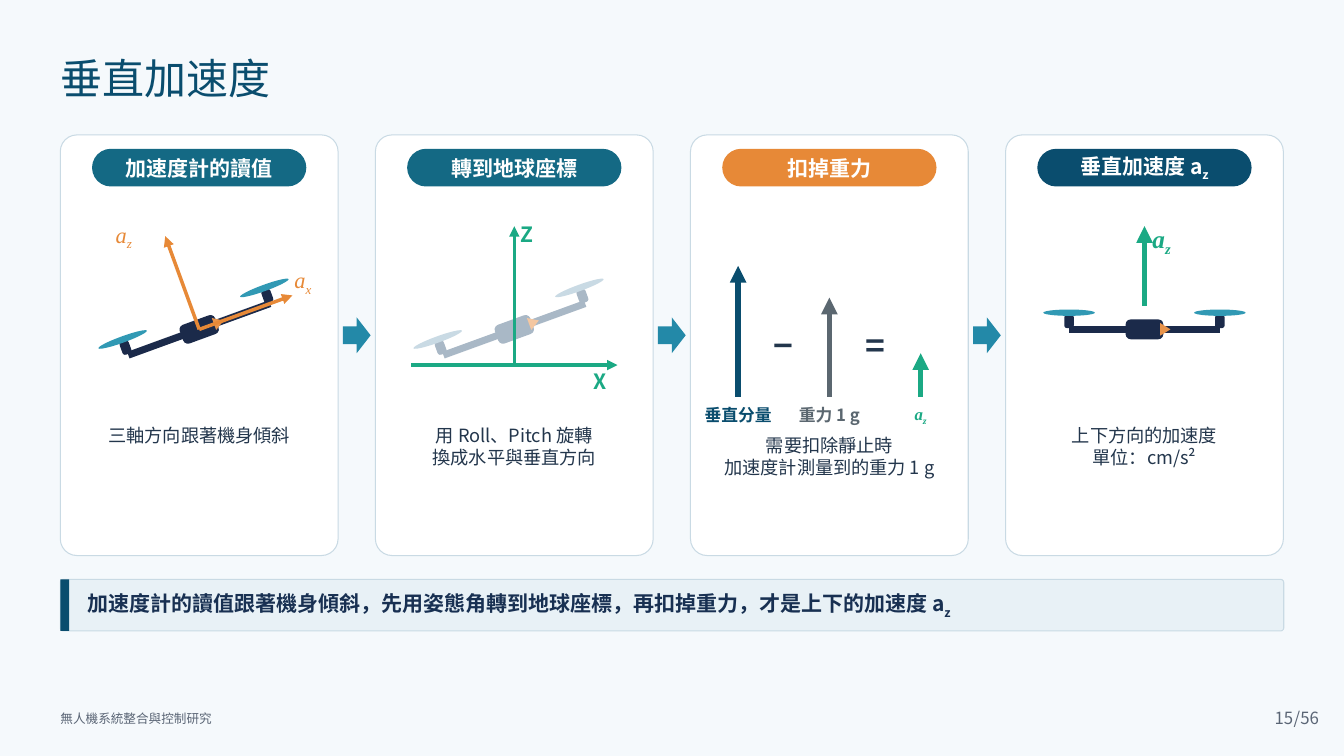
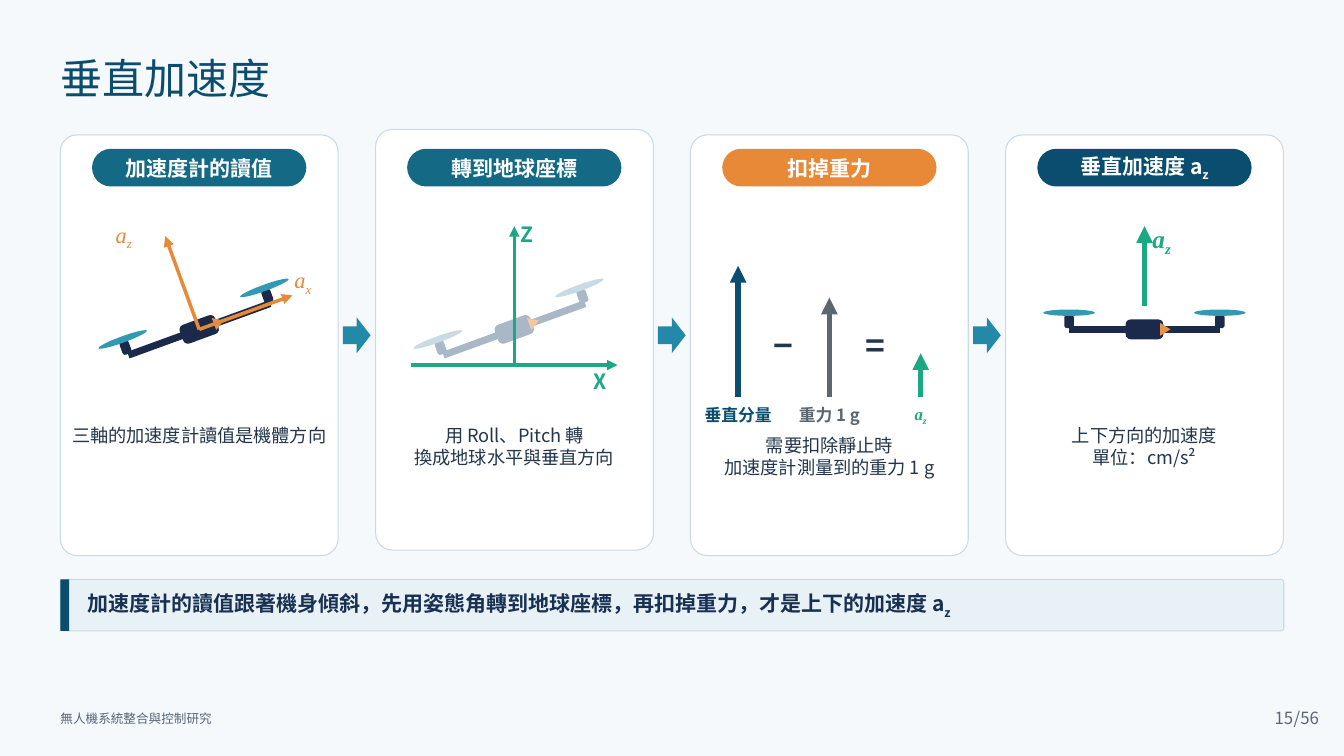
Before and after one commit to lingken1028/-, a slide deck: slide 15 of 無人機系統整合與控制研究_口試簡報 (2).pptx. Drawn at 1344x756 pixels with LibreOffice and Linux fonts; fonts in the diff are those of the drawing. Boxes give left, top, right and bottom in pixels: in the first picture for what was removed or moved away, otherwise in the second. Text is boxed around its words. In the diff, an @@ line names an element or a change of style, - is before the commit and + after.

```diff
--- a/無人機系統整合與控制研究_口試簡報 (2).pptx
+++ b/無人機系統整合與控制研究_口試簡報 (2).pptx
@@ rounded rectangle: place and size @@
-rounded rectangle at [375, 135, 653, 556]
+rounded rectangle at [376, 129, 654, 549]
@@ text at [72, 426, 326, 444]: text changed @@
-三軸方向跟著機身傾斜
+三軸的加速度計讀值是機體方向
@@ text at [415, 426, 615, 466]: text changed @@
-用 Roll、Pitch 旋轉
-換成水平與垂直方向
+用 Roll、Pitch 轉
+換成地球水平與垂直方向
```
Also in this commit, not shown: 3 other slides changed.
